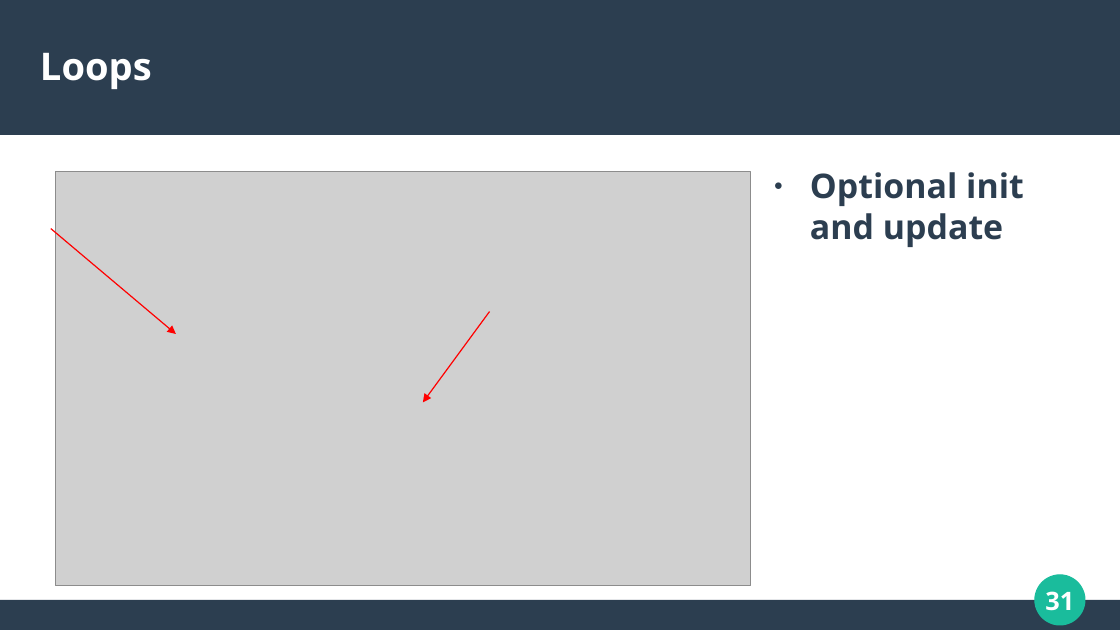
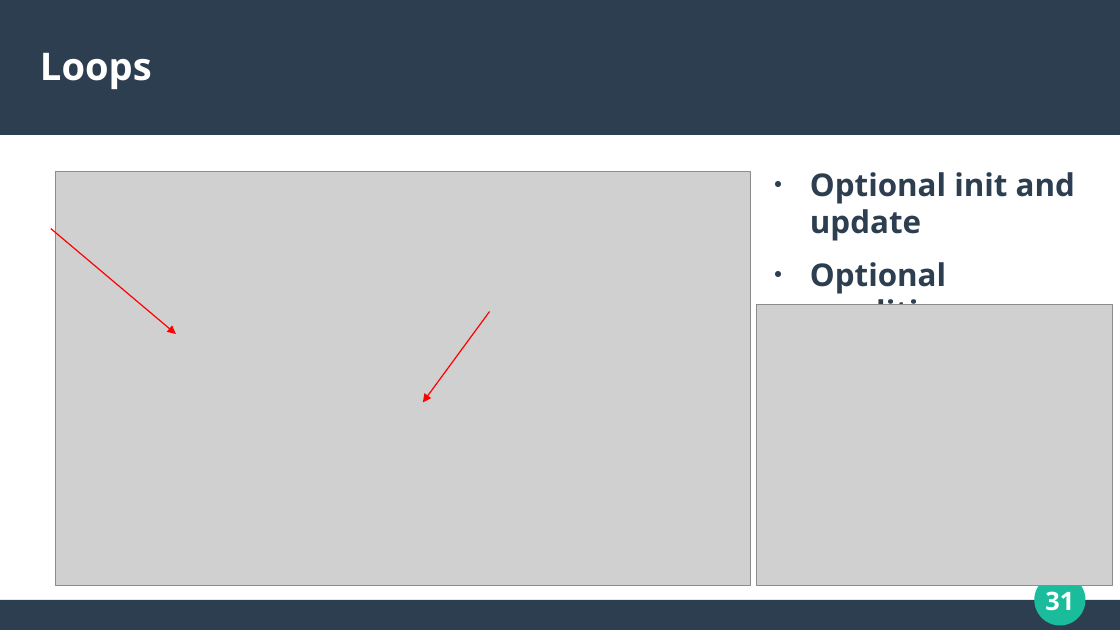
Before and after one commit to calvincramer/golang-training-1, a slide deck: slide 31 of presentation-1.odp. Drawn at 1120x630 pixels with LibreOffice and Linux fonts; fonts in the diff are those of the drawing; grey boxes stand for pictures. Boxes give left, top, right and bottom in pixels: in the first picture for what was removed or moved away, otherwise in the second. Text is boxed around its words. In the diff, an @@ line names an element or a change of style, - is before the commit and + after.

```diff
--- a/presentation-1.odp
+++ b/presentation-1.odp
@@ text at (810, 172, 1075, 241): size 24 to 22.2 pt in "Optional init and update" @@
@@ text at (810, 262, 958, 305): paragraph added @@
+● Optional condition
@@ picture added at (757, 305, 1113, 585) @@
```
Also in this commit, not shown: 17 other slides changed, 1 other file.
